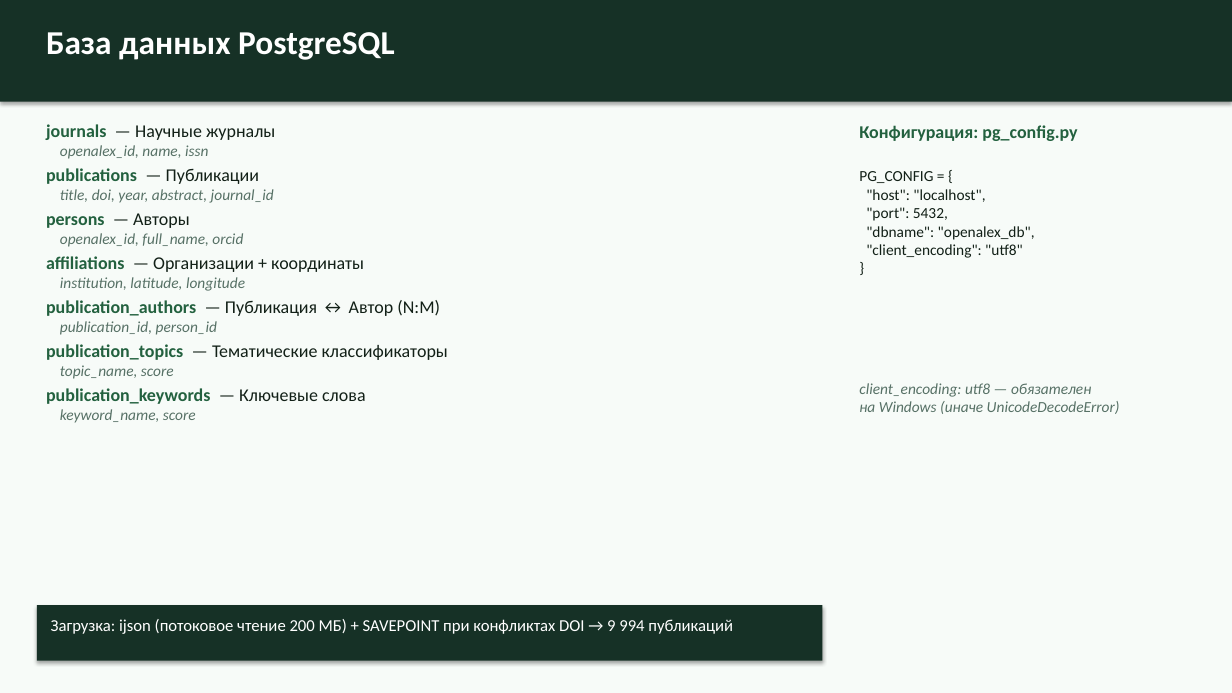
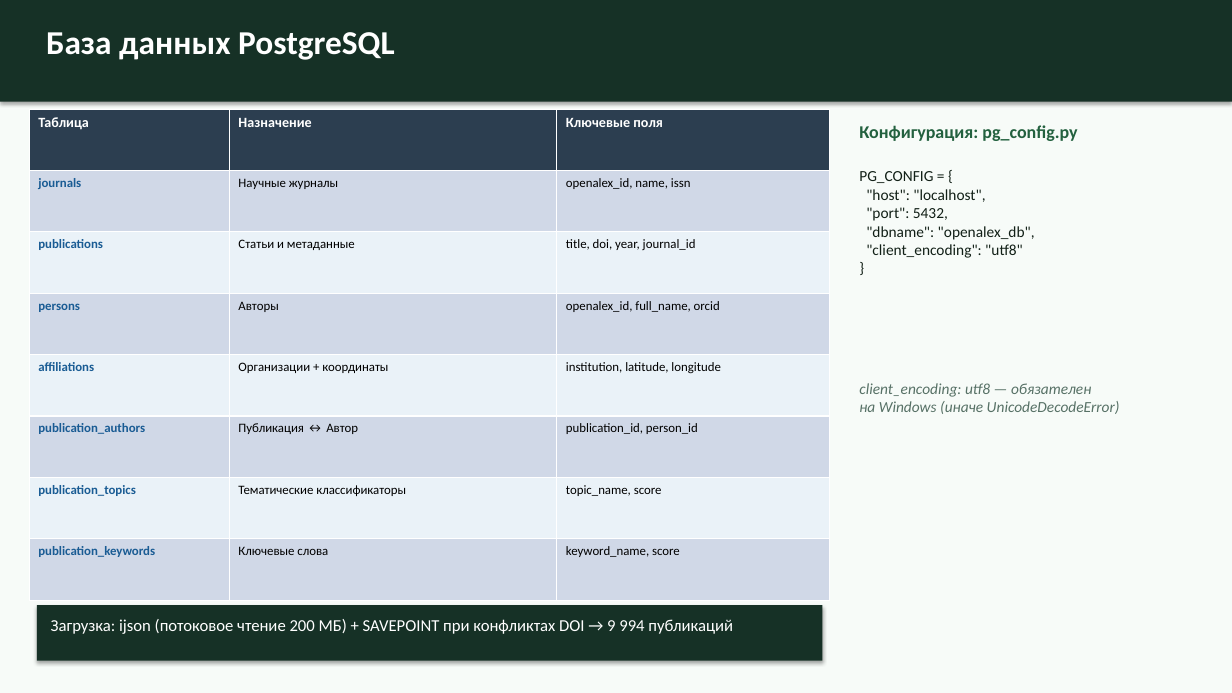
Before and after one commit to surnova2703/muiv3year, a slide deck: slide 7 of docs/Визуализация науки на основе метаданных публикаций и журналов.pptx. Drawn at 1232x693 pixels with LibreOffice and Linux fonts; fonts in the diff are those of the drawing. Boxes give left, top, right and bottom in pixels: in the first picture for what was removed or moved away, otherwise in the second. Text is boxed around its words. In the diff, an @@ line names an element or a change of style, - is before the commit and + after.

```diff
--- a/docs/Визуализация науки на основе метаданных публикаций и журналов.pptx
+++ b/docs/Визуализация науки на основе метаданных публикаций и журналов.pptx
@@ table added at (29,109,829,600), 8 rows, 3 columns @@
+Таблица | Назначение | Ключевые поля
+journals | Научные журналы | openalex_id, name, issn
+publications | Статьи и метаданные | title, doi, year, journal_id
+persons | Авторы | openalex_id, full_name, orcid
+affiliations | Организации + координаты | institution, latitude, longitude
+publication_authors | Публикация ↔ Автор | publication_id, person_id
+publication_topics | Тематические классификаторы | topic_name, score
+publication_keywords | Ключевые слова | keyword_name, score
@@ text removed at (46,124,448,423) @@
-journals — Научные журналы
-openalex_id, name, issn
-publications — Публикации
-title, doi, year, abstract, journal_id
-persons — Авторы
-openalex_id, full_name, orcid
-affiliations — Организации + координаты
-institution, latitude, longitude
-publication_authors — Публикация ↔ Автор (N:M)
-publication_id, person_id
-publication_topics — Тематические классификаторы
-topic_name, score
-publication_keywords — Ключевые слова
-keyword_name, score
```
Also in this commit, not shown: 1 other slide changed.
